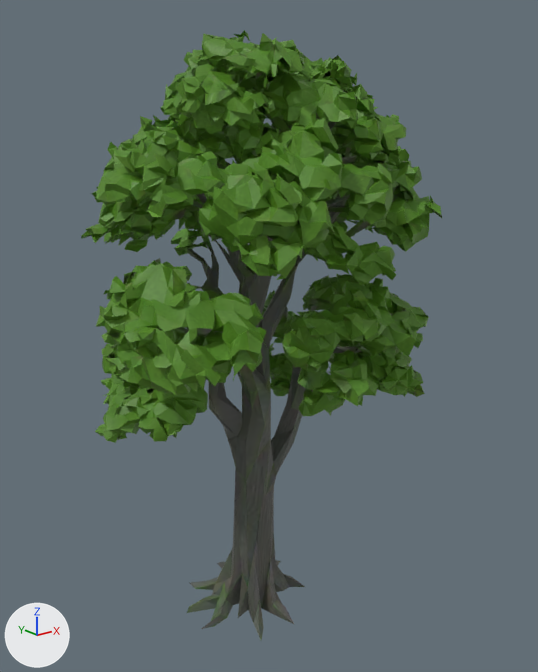
Renders of the glTF model assets/models/gauge/tree.glb from each side of a commit.
Camera for both pictures: a 50 mm lens placed at (-1.418, -1.828, 0.737), pointed at (0.033, -0.015, 0.012). The axes (+X, +Y, +Z) are drawn at lower left. The lights are the same throughout. The first picture is the older version. Where no turn or scale is listed for an object, it has been applied to the vertices. Vertices at exactly the same position are counted once.
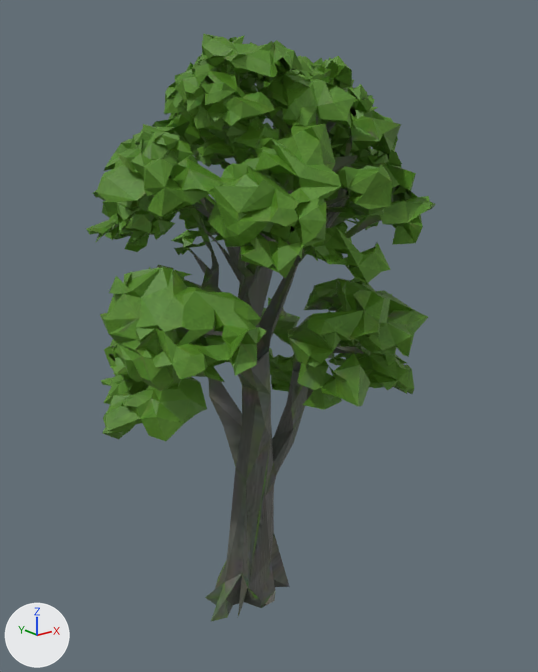
Where the newer file only moved an object's origin or applied its transform, the numbers keep the older frame.

Boxes (x1, y1, x2, y2) around the edits, measured in the pictures (538 x 672 px):
'Mesh_0', reshaped: before (81, 30, 442, 640); after (86, 34, 436, 621)
part 1 of me_mesh_0, cut back (green): before (81, 30, 442, 640)
part 2 of me_mesh_0, surface changed: before (252, 172, 369, 385); after (172, 169, 369, 396)

Diff of the bpy script that builds the scene:
```diff
--- a/assets/models/gauge/tree.glb.py
+++ b/assets/models/gauge/tree.glb.py
@@ me_mesh_0 @@
 # used by ob_mesh_0; location = (0.003, -0.001, -0.015)
-me_mesh_0.from_pydata(...)  # 12858 vertices, 28776 faces; spans x -0.59..0.59, y -0.49..0.49, z -0.94..0.94
+me_mesh_0.from_pydata(...)  # 6948 vertices, 17341 faces; spans x -0.57..0.59, y -0.48..0.47, z -0.94..0.93
+# me_mesh_0 part 1: 1 vertex moved within x 0.03, y 0.31, z 0.67; 5910 vertices removed from x -0.59..0.58, y -0.49..0.49, z -0.94..0.94
+# me_mesh_0 part 2: 44 kept faces spanning x -0.48..0.45, y -0.41..0.42, z -0.29..0.89 get new texture (UV) coordinates
 me_mesh_0.materials.append(mat_material_0)
```
